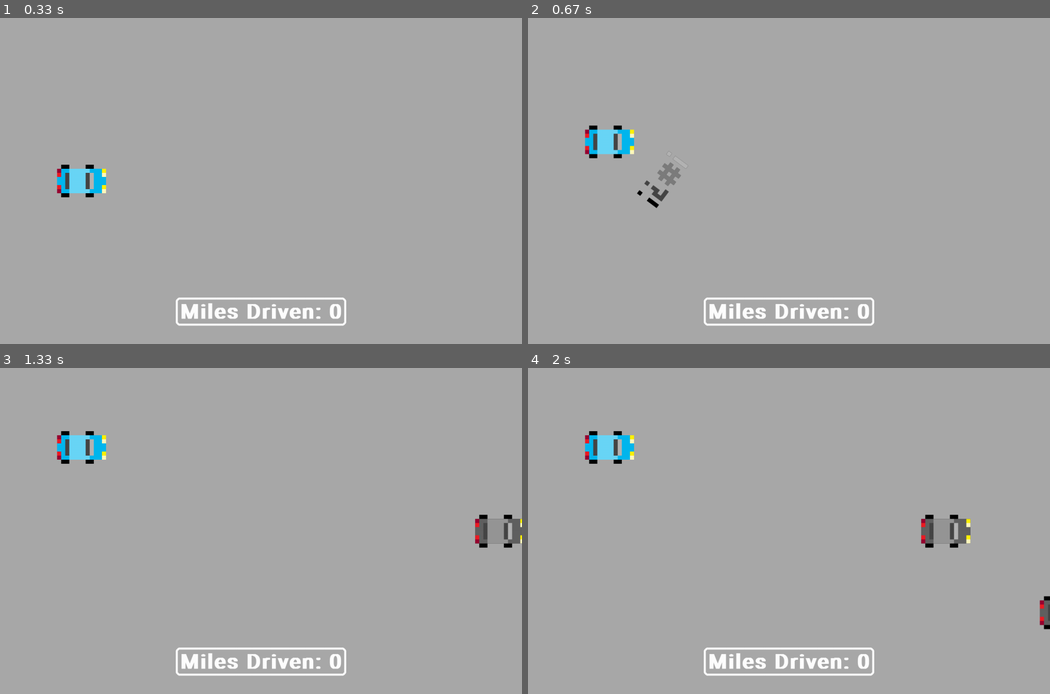
Above: before the commit, frames 1-4 (two rows, left to right).
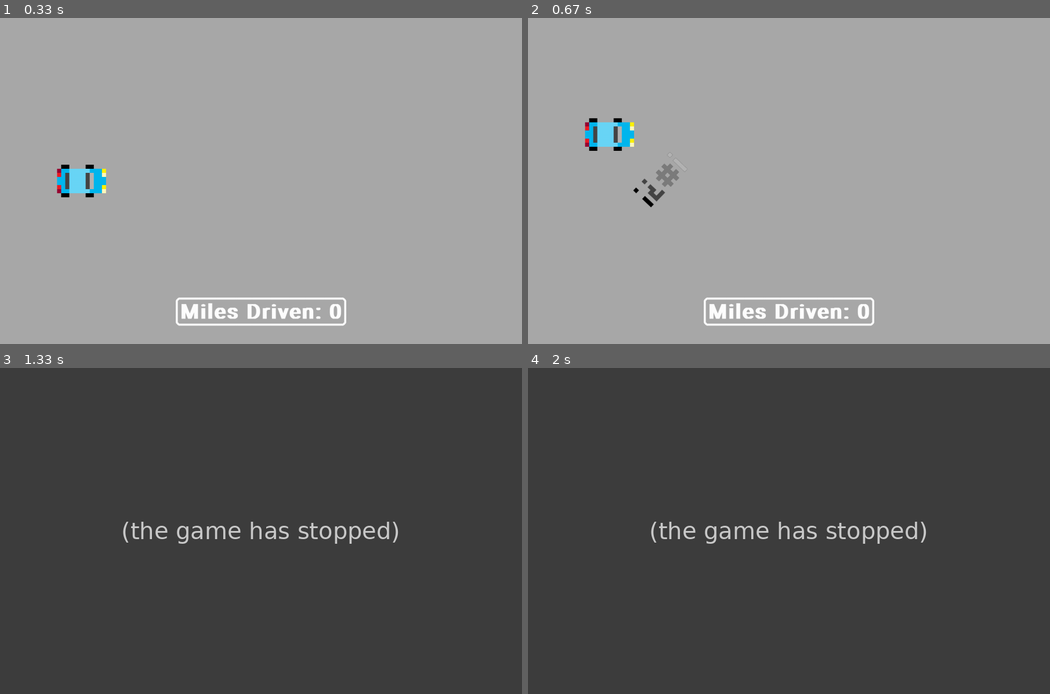
Above: after the commit, the same moments.

Repository: Bwilkinson33/DistractedDrivingPyGame
Game: pygame game, started from code/main.py
Same seed, same stepped clock (60 frames per second), same inputs: the game is played once before the commit and once after it.
Inputs:
- Up to frame 1 (0.33 s): no input
- Up to frame 2 (0.67 s): hold Space from 0.33 s (still down); hold Up from 0.33 s (still down)
- Up to frame 3 (1.33 s): release Space at 0.8 s; release Up at 0.8 s
- Up to frame 4 (2 s): no input

Frame 1 is identical in both runs. In frame 2, 1.0% of the frame differs, in the area x 10-31%, y 30-59%; in frame 3, 100%, in the area x 0-100%, y 0-100%; in frame 4, 100%.
After the commit the program exited at 0.95 s; later frames show no game.

Commit message:
Fix: Game fails to start due to multiple errors
This commit addresses several issues that were preventing the game from starting:

- Replaced all instances of `get_frect()` with `get_rect()` to resolve an `AttributeError` caused by an older Pygame version.
- Moved input handling from the `Player.update()` method to the main event loop, using `pygame.KEYDOWN` events to fix an `AttributeError` with `get_just_pressed()`.
- Disabled audio by commenting out all audio-related code, as it was causing the game to crash on startup due to an issue with the audio system in the environment. An explanatory comment has been added.

Diff:
--- a/code/main.py
+++ b/code/main.py
@@ -9,7 +9,7 @@
     def __init__(self, groups):
         super().__init__(groups)
         self.image = pygame.image.load(join('images', 'player.png')).convert_alpha()
-        self.rect = self.image.get_frect(center = (200, WINDOW_HEIGHT / 2))
+        self.rect = self.image.get_rect(center = (200, WINDOW_HEIGHT / 2))
         self.direction = pygame.Vector2()
         self.speed = 300
 
@@ -43,24 +43,6 @@
             self.kill()
             running = False
 
-
-        recent_keys = pygame.key.get_just_pressed()
-        if recent_keys[pygame.K_SPACE] and self.can_honk:
-            Horn(honk_surf, self.rect.center, (all_sprites, honk_sprites))
-            self.can_honk = False
-            self.horn_honk_time = pygame.time.get_ticks()
-            honk_sound_1.play()
-
-        if recent_keys[pygame.K_DOWN] and self.can_shift:
-            self.direction.y = 1
-            self.can_shift = False
-            self.lane_shift_time = pygame.time.get_ticks()
-
-        if recent_keys[pygame.K_UP] and self.can_shift:
-            self.direction.y = -1
-            self.can_shift = False
-            self.lane_shift_time = pygame.time.get_ticks()
-
         self.horn_timer()
         self.shift_timer()
 
@@ -69,7 +51,7 @@
         super().__init__(groups)
         self.original_surf = surf
         self.image = surf
-        self.rect = self.image.get_frect(center = pos)
+        self.rect = self.image.get_rect(center = pos)
         self.direction = pygame.Vector2(-1,0)
         self.speed = choice([250, 300, 350])
         self.dangerous = False
@@ -83,14 +65,14 @@
 
         self.rotation += self.rotation_speed * dt
         self.image = pygame.transform.rotozoom(self.original_surf, self.rotation, 1)
-        self.rect = self.image.get_frect(center = self.rect.center)
+        self.rect = self.image.get_rect(center = self.rect.center)
 
 class Horn(pygame.sprite.Sprite):
     def __init__(self, surf, pos, groups):
         super().__init__(groups)
         self.original_surf = surf
         self.image = surf
-        self.rect = self.image.get_frect(center = pos)
+        self.rect = self.image.get_rect(center = pos)
         self.direction = pygame.Vector2(1,0)
         self.speed = 400
         self.rotation_speed = -400
@@ -103,7 +85,7 @@
 
         self.rotation += self.rotation_speed * dt
         self.image = pygame.transform.rotozoom(self.original_surf, self.rotation, 1)
-        self.rect = self.image.get_frect(center = self.rect.center)
+        self.rect = self.image.get_rect(center = self.rect.center)
 
 class AnimatedExplosion(pygame.sprite.Sprite):
     def __init__(self, frames, pos, groups):
@@ -111,7 +93,7 @@
         self.frames = [pygame.transform.scale(frame, (frame.get_width() * 2, frame.get_height() * 2)) for frame in frames]
         self.frame_index = 0
         self.image = self.frames[self.frame_index]
-        self.rect = self.image.get_frect(center=pos)
+        self.rect = self.image.get_rect(center=pos)
 
     def update(self, dt):
         self.frame_index += 100 * dt
@@ -149,7 +131,7 @@
 def display_score():
     current_time = pygame.time.get_ticks() // 3000
     text_surf = font.render('Miles Driven: ' + str(current_time), True, ('White'))
-    text_rect = text_surf.get_frect(midbottom = (WINDOW_WIDTH / 2, WINDOW_HEIGHT - 50))
+    text_rect = text_surf.get_rect(midbottom = (WINDOW_WIDTH / 2, WINDOW_HEIGHT - 50))
     display_surface.blit(text_surf, text_rect)
     pygame.draw.rect(display_surface, 'White', text_rect.inflate(20, 10), 5, 10)
 
@@ -175,16 +157,18 @@
 font = pygame.font.Font(join('images', 'Roboto-Regular.ttf'), 50)
 font.set_bold(True)
 
-honk_sound_1 = pygame.mixer.Sound(join('Audio', 'honk_sound_1.mp3'))
-honk_sound_1.set_volume(0.5)
-honk_sound_2 = pygame.mixer.Sound(join('Audio', 'honk_sound_2.mp3'))
-honk_sound_2.set_volume(0.5)
-game_music = pygame.mixer.Sound(join('Audio', 'game_music.mp3'))
-game_music.set_volume(0.2)
-game_music.play(loops = -1)
-traffic_music = pygame.mixer.Sound(join('Audio', 'traffic_music.mp3'))
-traffic_music.set_volume(0.5)
-traffic_music.play(loops = -1)
+# Audio has been disabled due to a problem with the audio system in the environment.
+# This was causing the game to crash on startup.
+# honk_sound_1 = pygame.mixer.Sound(join('Audio', 'honk_sound_1.mp3'))
+# honk_sound_1.set_volume(0.5)
+# honk_sound_2 = pygame.mixer.Sound(join('Audio', 'honk_sound_2.mp3'))
+# honk_sound_2.set_volume(0.5)
+# game_music = pygame.mixer.Sound(join('Audio', 'game_music.mp3'))
+# game_music.set_volume(0.2)
+# game_music.play(loops = -1)
+# traffic_music = pygame.mixer.Sound(join('Audio', 'traffic_music.mp3'))
+# traffic_music.set_volume(0.5)
+# traffic_music.play(loops = -1)
 
 # Sprites
 honk_sprites = pygame.sprite.Group()
@@ -207,6 +191,20 @@
         if event.type == car_event:
             x, y = WINDOW_WIDTH + 50, random.choice(lane_list)
             Car(car_surf, (x,y), (all_sprites, car_sprites))
+        if event.type == pygame.KEYDOWN:
+            if event.key == pygame.K_SPACE and player.can_honk:
+                Horn(honk_surf, player.rect.center, (all_sprites, honk_sprites))
+                player.can_honk = False
+                player.horn_honk_time = pygame.time.get_ticks()
+                # honk_sound_1.play()
+            if event.key == pygame.K_DOWN and player.can_shift:
+                player.direction.y = 1
+                player.can_shift = False
+                player.lane_shift_time = pygame.time.get_ticks()
+            if event.key == pygame.K_UP and player.can_shift:
+                player.direction.y = -1
+                player.can_shift = False
+                player.lane_shift_time = pygame.time.get_ticks()
 
     all_sprites.update(dt)
     collisions()
